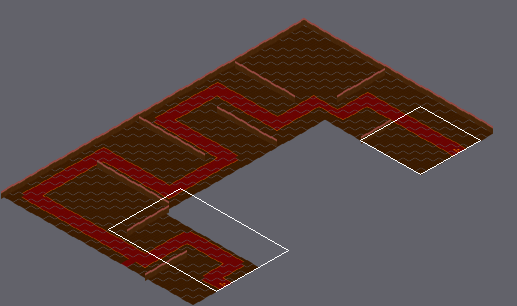
Two states of a Tiled map (JSON), assets/tiledmap/Levels/level6.json. Above: a wide view before the commit, with the close-up outlined.
Close-up. Before:
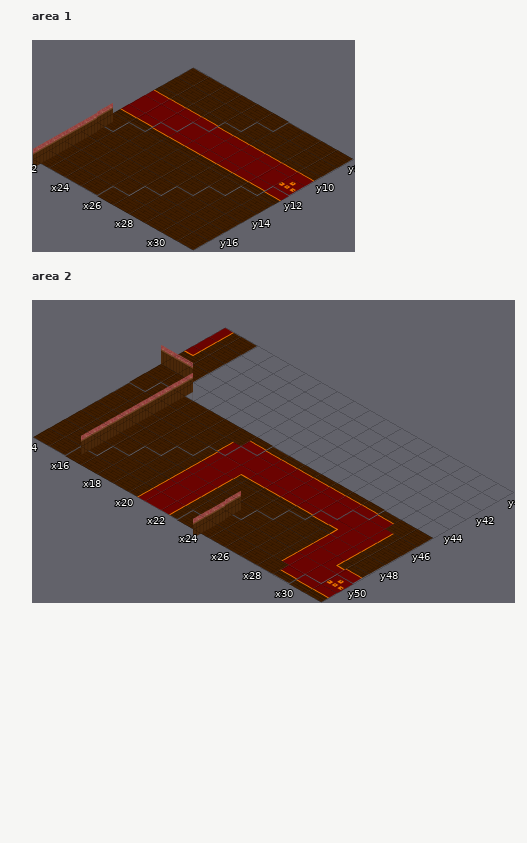
Cells are 182x104 px. Isometric: x runs down to the right, y down to the left. Shown: area 1 x 22..31, y 8..17; area 2 x 14..31, y 40..51. The commit also changed other parts of the map, which this record leaves out.
Now the later version:
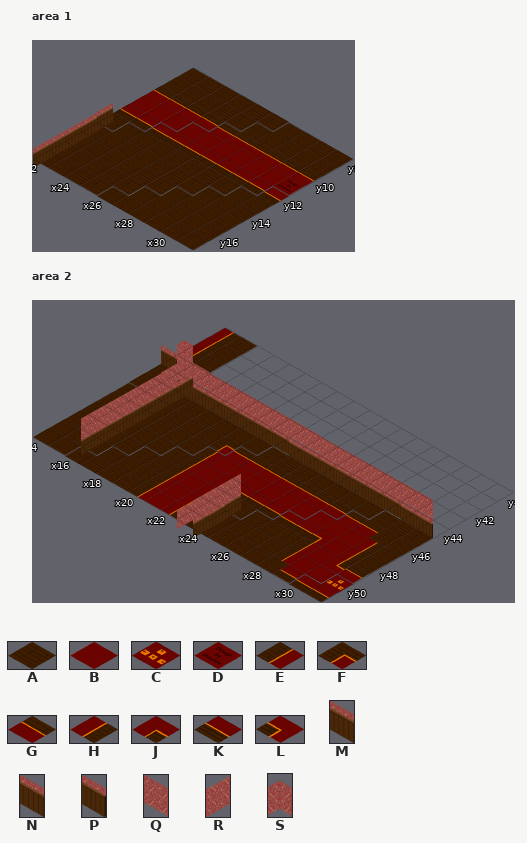
Key: from "floor": A 0, B 1, C 2, D 3, E 4, F 5, G 6, H 8, J 9, K 10, L 13; from "wall": M 0, N 1, P 2, Q 3, R 3 flipped up-down; from "wall2": S 0.
_ is an empty cell.
Tiles replaced or removed in this view: A, B, C, E, G, H, J, K, L, N.
Difference:
Changed rows in their new state; . is an unchanged cell.
Layer "floor", area 1:
first column x 31:
11 D
Layer "floor", area 2:
first column x 16:
44 M..............
45 .....AAAAAAAAA.
46 ....FGGGGGGGGGA
47 ......BBBBBBB..
48 .......KKKKKL..
Layer "wall", area 2:
first column x 14:
42 S.................
43 .SQQQQQQQQQQQQQQQ.
44 .R.MNNNNNNNNNNNNNP
45 .R................
46 .R................
47 .R................
48 .R.......R........
49 .R.......R........
50 .........R........
51 .........R........
